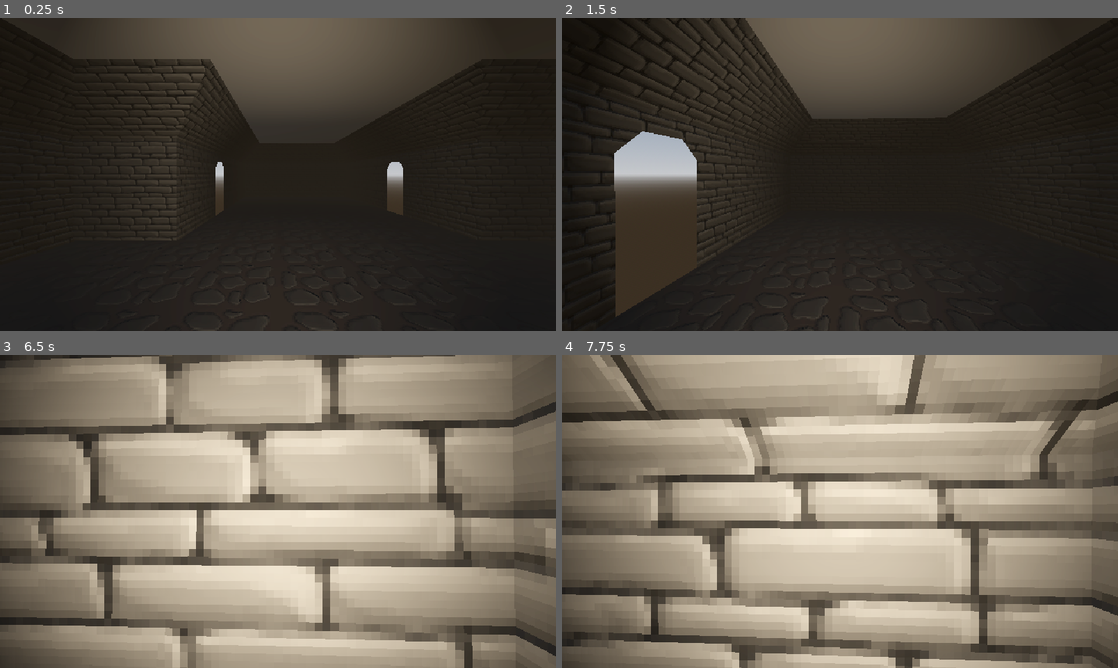
Above: before the commit, frames 1-4 (two rows, left to right).
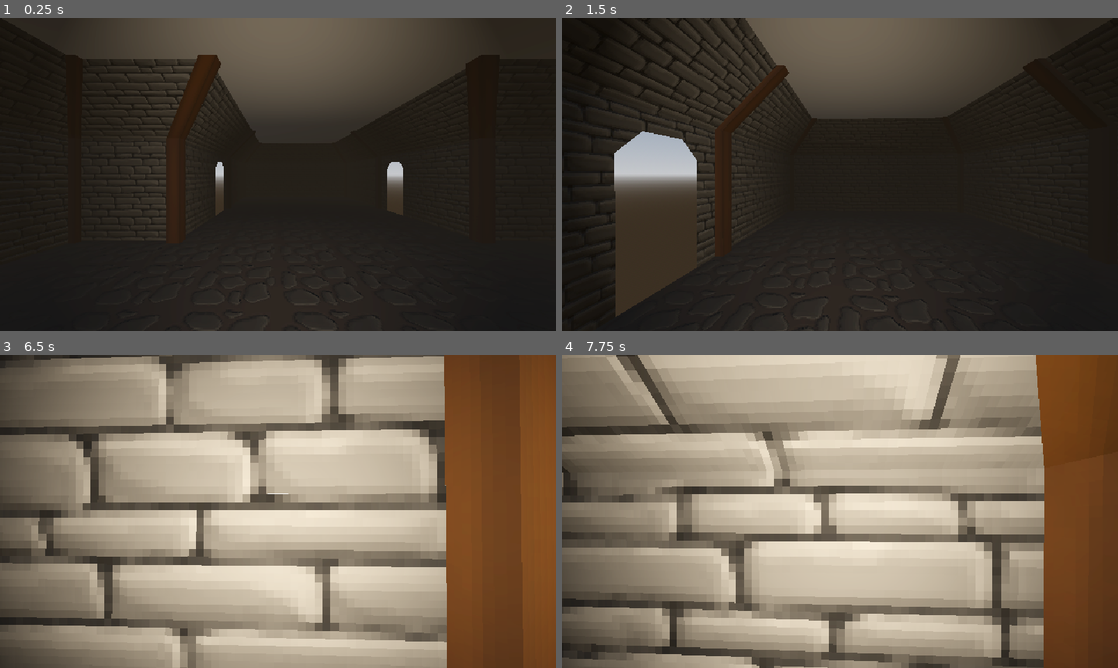
Above: after the commit, the same moments.

Repository: EdwardHayden/UmbralCryptRemake
Game: Godot game, scene res://Levels/world.tscn
Two runs of this game, one before a commit and one after it. Both use one fixed random seed, a clock stepped at 60 frames per second and the inputs below.
Inputs (mouse positions are in pixels of both pictures, inside the frame that each line leads up to):
- Up to frame 1 (0.25 s): no input
- Up to frame 2 (1.5 s): tap Enter (ui_accept) at 0.5, 0.77 s; move the mouse to (867, 174) at 0.52 s; hold E (INTERACT) 0.53-1.28 s; hold W (MOVE-Forward) from 0.53 s (still down); click (867, 174) at 0.67 s; move the mouse to (812, 174) at 1.27 s; tap E (INTERACT) at 1.35 s; click (812, 174) at 1.42 s
- Up to frame 3 (6.5 s): tap Enter (ui_accept) at 1.52, 3.02, 3.77, 4.52, 5.75, 6.02 s; move the mouse to (289, 505) at 2.02 s; hold E (INTERACT) 2.03-2.78 s; click (289, 505) at 2.17 s; move the mouse to (272, 517) at 2.77 s; tap E (INTERACT) at 2.85, 4.35, 5.85 s; click (272, 517) at 2.92 s; move the mouse to (316, 514) at 3.52 s; hold E (INTERACT) 3.53-4.28 s; click (316, 514) at 3.67 s; move the mouse to (233, 508) at 4.27 s; click (233, 508) at 4.42 s; move the mouse to (283, 511) at 5.02 s; hold E (INTERACT) 5.03-5.78 s; click (283, 511) at 5.17 s; move the mouse to (255, 505) at 5.77 s; release W (MOVE-Forward) at 5.78 s; hold D (MOVE-Right) from 5.78 s (still down); click (255, 505) at 5.92 s
- Up to frame 4 (7.75 s): move the mouse to (867, 511) at 6.52 s; release D (MOVE-Right) at 6.53 s; hold E (INTERACT) 6.53-7.28 s; hold W (MOVE-Forward) from 6.53 s (still down); click (867, 511) at 6.67 s; tap Enter (ui_accept) at 6.77, 7.52 s; move the mouse to (812, 511) at 7.27 s; tap E (INTERACT) at 7.35 s; click (812, 511) at 7.42 s

The runs differ from the first frame. In frame 1, 0.8% of the frame differs, in the area x 12-88%, y 11-72%; in frame 2, 0.4%; in frame 3, 20%; in frame 4, 57%, in the area x 0-100%, y 0-100%.

Commit message:
Started work on Shape Detection Algorithm
Current Bug - Shapes drawn in negative x/y/z positions just show up as straight lines because of them being negative, might need to set default value of min_x, min_y, min_z to be -INF rather than 0?

Diff:
--- a/Code/Player/player.gd
+++ b/Code/Player/player.gd
@@ -75,7 +75,100 @@
 func stop_draw():
 	currently_drawing = false
 	# Call Shape Detection Function on most recently drawn line "drawings_points.back()"
-
+	shape_detection(drawings_points.back())
+
+
+func flatten(A):
+	var min_x: float = INF
+	var max_x: float = 0
+	var min_y: float = INF
+	var max_y: float = 0
+	var min_z: float = INF
+	var max_z: float = 0
+	for i in range(0, len(A)):
+		if A[i].x < min_x:
+			min_x = A[i].x
+		if A[i].x > max_x:
+			max_x = A[i].x
+		if A[i].y < min_y:
+			min_y = A[i].y
+		if A[i].y > max_y:
+			max_y = A[i].y
+		if A[i].z < min_z:
+			min_z = A[i].z
+		if A[i].z > max_z:
+			max_z = A[i].z
+	var x_deviance = max_x-min_x
+	var y_deviance = max_y-min_y
+	var z_deviance = max_z-min_z
+	var flattened_points = []
+	if x_deviance < y_deviance && x_deviance < z_deviance:
+		for i in range(0, len(A)):
+			flattened_points.append(Vector2(A[i].y, A[i].z))
+	if y_deviance < x_deviance && y_deviance < z_deviance:
+		for i in range(0, len(A)):
+			flattened_points.append(Vector2(A[i].x, A[i].z))
+	if z_deviance < x_deviance && z_deviance < y_deviance:
+		for i in range(0, len(A)):
+			flattened_points.append(Vector2(A[i].x, A[i].y))
+	return flattened_points
+
+
+func scale_to_square(A, size):
+	var min_x: float = INF
+	var max_x: float = 0
+	var min_y: float = INF
+	var max_y: float = 0
+
+	for i in range(0, len(A)):
+		if A[i].x < min_x:
+			min_x = A[i].x
+		if A[i].x > max_x:
+			max_x = A[i].x
+		if A[i].y < min_y:
+			min_y = A[i].y
+		if A[i].y > max_y:
+			max_y = A[i].y
+
+	var x_deviance = max_x-min_x
+	var y_deviance = max_y-min_y
+
+	var new_points = []
+	for i in range(0, len(A)):
+		new_points.append(Vector2(A[i].x * (size/x_deviance), A[i].y * (size/y_deviance)))
+	return new_points
+
+func centroid(A):
+	var sum = Vector2(0, 0)
+	for i in range(0, len(A)):
+		A[i] = A[i]*100
+		sum += A[i]
+	return sum/len(A)
+
+func translate_to_origin(A):
+	var c = centroid(A)
+	c = Vector2(c.x-320, c.y-160) # <-- centres in the middle of the screen for debug
+	var new_points = []
+	for i in range(0, len(A)):
+
+		new_points.append(Vector2(A[i].x - c.x, A[i].y - c.y))
+
+
+	return new_points
+
+func shape_debug(points):
+	$ShapeDebug/Line2D.points = points
+
+func shape_detection(query_points):
+	shape_debug(translate_to_origin(flatten(query_points)))
+
+func resample(points, n):
+	pass
+
+func path_length(A):
+	var d : float = 0
+	for i in range(1, len(A)):
+		pass
 
 func _physics_process(delta: float) -> void:
 	#region Escape Quit
--- a/Levels/world.tscn
+++ b/Levels/world.tscn
@@ -50,7 +50,7 @@
 mesh_library = ExtResource("3_r7lfw")
 cell_center_y = false
 data = {
-"cells": PackedInt32Array(65535, 3, 0, 65534, 3, 1, 1, 4, 1048577, 0, 3, 0, 1, 3, 1048578, 2, 2, 1048578, 2, 3, 1048577, 3, 1, 0, 4, 1, 0, 4, 65535, 655360, 7, 65535, 655361, 6, 2, 1048577)
+"cells": PackedInt32Array(65534, 3, 1, 1, 4, 1048577, 1, 3, 1048578, 2, 2, 1048578, 2, 3, 1048577, 7, 65535, 655361, 6, 2, 1048577, 4, 1, 0, 5, 65535, 655360, 3, 65535, 655362, 2, 65534, 655362, 3, 65534, 655361, 2, 65530, 655361, 65535, 65529, 1441793, 65534, 65533, 1441793, 65535, 65533, 1441794, 65534, 65534, 1441794, 65535, 65531, 1441792, 1, 65532, 1048576, 65533, 1, 2, 65534, 2, 2, 65533, 2, 1, 65530, 1, 1, 65531, 65532, 1441793, 65533, 65533, 655361, 65533, 65535, 655362)
 }
 metadata/_editor_floor_ = Vector3(0, 0, 0)
 
--- a/Objects/Player/Player.tscn
+++ b/Objects/Player/Player.tscn
@@ -27,3 +27,8 @@
 light_energy = 1.5
 spot_range = 8.0
 spot_angle = 50.0
+
+[node name="ShapeDebug" type="CanvasLayer" parent="."]
+
+[node name="Line2D" type="Line2D" parent="ShapeDebug"]
+width = 1.0
Not shown: 10 places in Art/Tileset/StoneWalls/DungeonTileset.tres that only renumber resources
Not shown: 6 places in Art/Tileset/WoodBeams/WoodBeams.tres that only renumber resources
